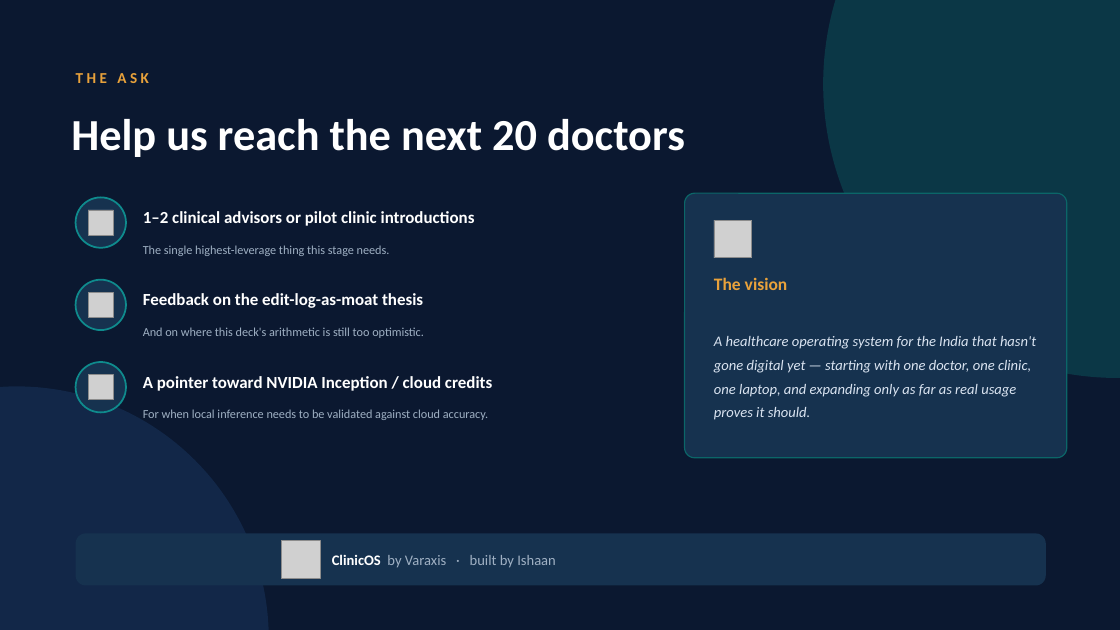
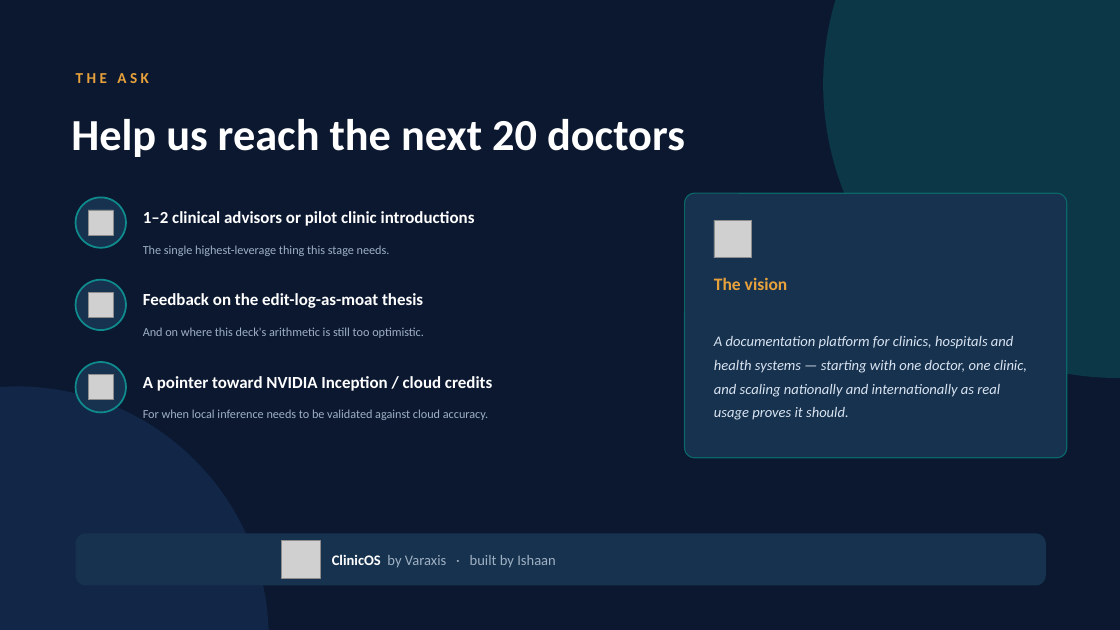
Before and after one commit to realishaanseal/clinicos, a slide deck: slide 14 of artifacts/ClinicOS_Hackathon_Deck.pptx. Drawn at 1120x630 pixels with LibreOffice and Linux fonts; fonts in the diff are those of the drawing; grey boxes stand for pictures. Boxes give left, top, right and bottom in pixels: in the first picture for what was removed or moved away, otherwise in the second. Text is boxed around its words. In the diff, an @@ line names an element or a change of style, - is before the commit and + after.

```diff
--- a/artifacts/ClinicOS_Hackathon_Deck.pptx
+++ b/artifacts/ClinicOS_Hackathon_Deck.pptx
@@ text at box(714, 336, 1027, 420): text changed @@
-A healthcare operating system for the India that hasn't gone digital yet — starting with one doctor, one clinic, one laptop, and expanding only as far as real usage proves it should.
+A documentation platform for clinics, hospitals and health systems — starting with one doctor, one clinic, and scaling nationally and internationally as real usage proves it should.
```
Also in this commit, not shown: 6 other slides changed, 10 other files.
